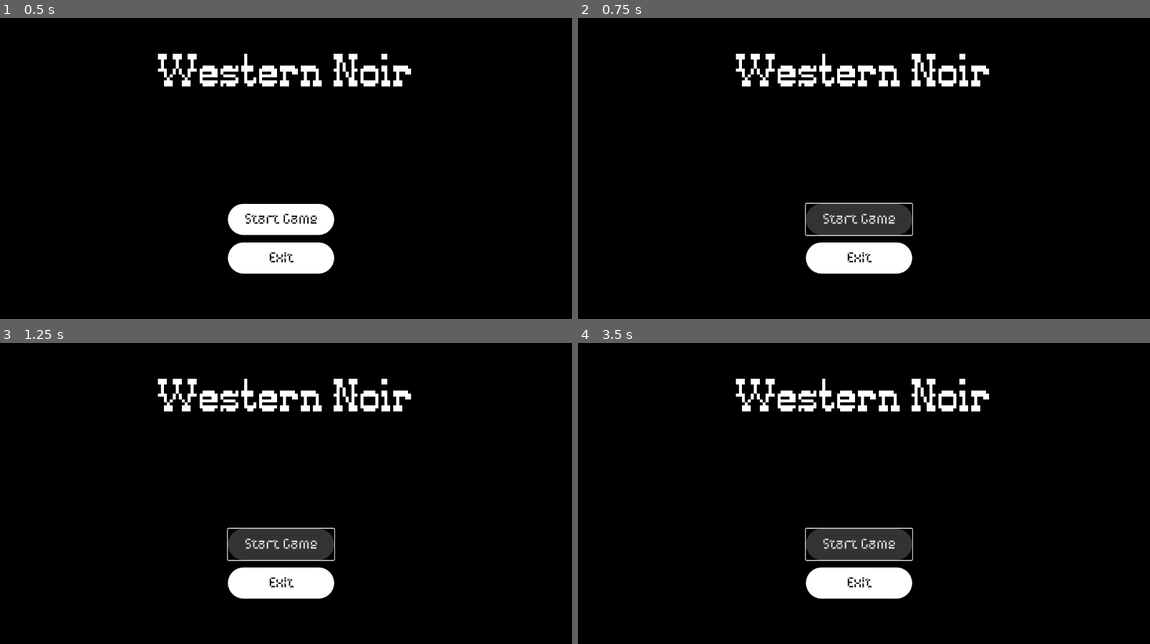
Above: before the commit, frames 1-4 (two rows, left to right).
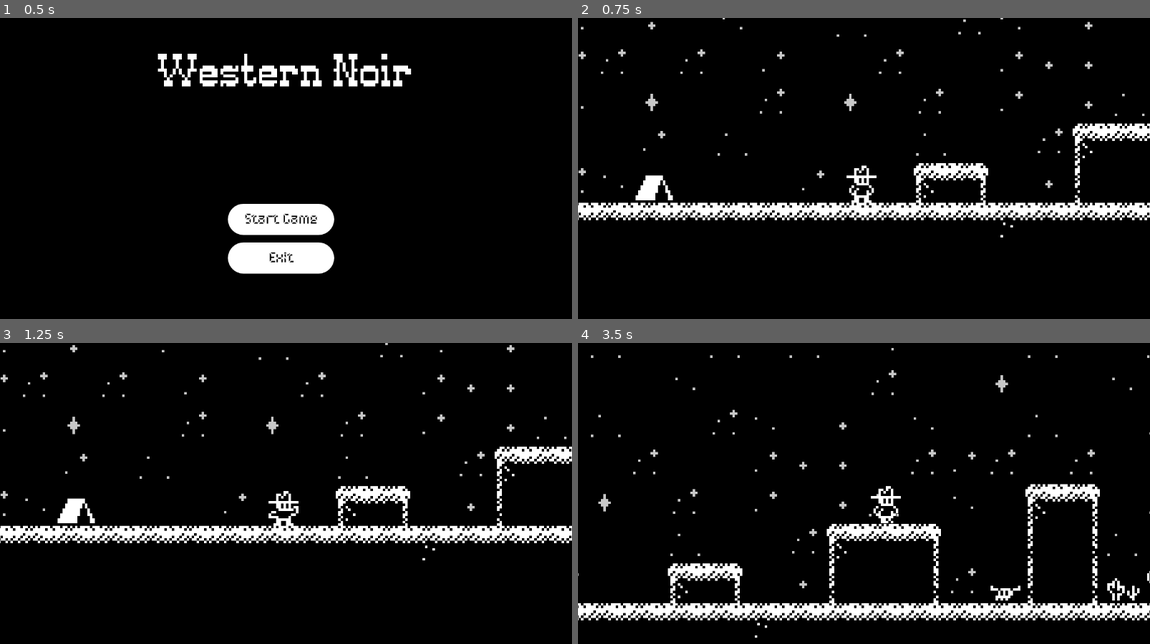
Above: after the commit, the same moments.

Repository: Tortiz-CSUF/western-noir-platformer
Game: Godot game, scene res://Start_Menu.tscn
Same seed, same stepped clock (60 frames per second), same inputs: the game is played once before the commit and once after it.
Inputs (mouse positions are in pixels of both pictures, inside the frame that each line leads up to):
- Up to frame 1 (0.5 s): no input
- Up to frame 2 (0.75 s): click "Start Game" at 0.5 s
- Up to frame 3 (1.25 s): no input
- Up to frame 4 (3.5 s): click (858, 544) at 1.25 s, where only the run before the commit has a clickable "Start Game"; hold D (move_right) from 2.03 s (still down); tap Space (jump) at 2.27, 3.02 s

Frame 1 is identical in both runs. In frame 2, 12% of the frame differs, in the area x 0-100%, y 0-86%; in frame 3, 12%; in frame 4, 14%, in the area x 0-100%, y 1-99%.

Commit message:
Start Menu Script
Added Start Menu script that handles button presses.
- Start Game -> Loads Sample_Level
- Exit -> Quits application

Diff:
--- a/Start_Menu.tscn
+++ b/Start_Menu.tscn
@@ -1,6 +1,7 @@
-[gd_scene load_steps=6 format=3 uid="uid://blr4bmpnlswj5"]
+[gd_scene load_steps=7 format=3 uid="uid://blr4bmpnlswj5"]
 
 [ext_resource type="FontFile" uid="uid://m8luhfimbqq4" path="res://Assets/Fonts/PixelWesternRegular-8g70.ttf" id="1_wrxjg"]
+[ext_resource type="Script" uid="uid://dbx72d0kt65l3" path="res://start_menu.gd" id="1_xcwll"]
 [ext_resource type="FontFile" uid="uid://ccrhyowxoc31a" path="res://Assets/Fonts/SpeedPxWatch-xRM4O.ttf" id="2_pbjr1"]
 
 [sub_resource type="StyleBoxFlat" id="StyleBoxFlat_pbjr1"]
@@ -31,8 +32,9 @@
 anchor_bottom = 1.0
 grow_horizontal = 2
 grow_vertical = 2
+script = ExtResource("1_xcwll")
 
-[node name="Label" type="Label" parent="."]
+[node name="Title" type="Label" parent="."]
 layout_mode = 1
 anchors_preset = -1
 anchor_left = 0.23394097
@@ -57,7 +59,7 @@
 theme_override_constants/separation = 15
 metadata/_edit_use_anchors_ = true
 
-[node name="Button" type="Button" parent="VBoxContainer"]
+[node name="Start_Game" type="Button" parent="VBoxContainer"]
 layout_mode = 2
 size_flags_vertical = 7
 theme_override_colors/font_color = Color(0, 0, 0, 1)
@@ -69,7 +71,7 @@
 text = "Start Game"
 metadata/_edit_use_anchors_ = true
 
-[node name="Button2" type="Button" parent="VBoxContainer"]
+[node name="Exit_Game" type="Button" parent="VBoxContainer"]
 layout_mode = 2
 size_flags_vertical = 7
 theme_override_colors/font_color = Color(0, 0, 0, 1)
@@ -80,3 +82,6 @@
 theme_override_styles/hover_pressed = SubResource("StyleBoxFlat_xcwll")
 text = "Exit"
 metadata/_edit_use_anchors_ = true
+
+[connection signal="pressed" from="VBoxContainer/Start_Game" to="." method="_on_start_game_pressed"]
+[connection signal="pressed" from="VBoxContainer/Exit_Game" to="." method="_on_exit_game_pressed"]
--- /dev/null
+++ b/start_menu.gd
@@ -0,0 +1,21 @@
+extends Control
+
+
+# Called when the node enters the scene tree for the first time.
+func _ready() -> void:
+	pass # Replace with function body.
+
+
+# Called every frame. 'delta' is the elapsed time since the previous frame.
+func _process(delta: float) -> void:
+	pass
+
+
+func _on_start_game_pressed() -> void:
+	print("Start Game Pressed...")
+	get_tree().change_scene_to_file("res://Sample_Scene.tscn")
+
+
+func _on_exit_game_pressed() -> void:
+	print("Exit Pressed...")
+	get_tree().quit()
Not shown, added: start_menu.gd.uid
